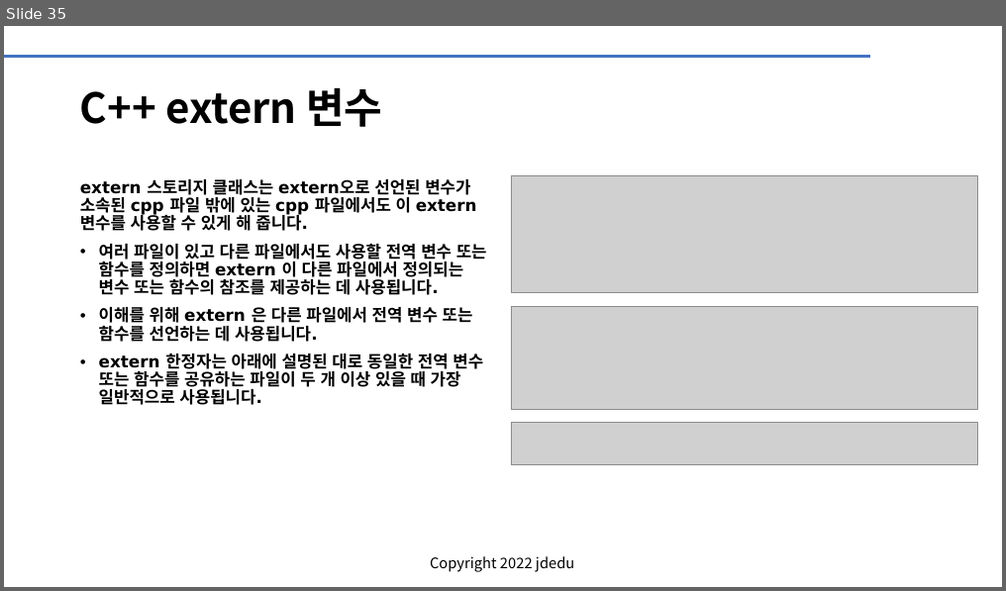
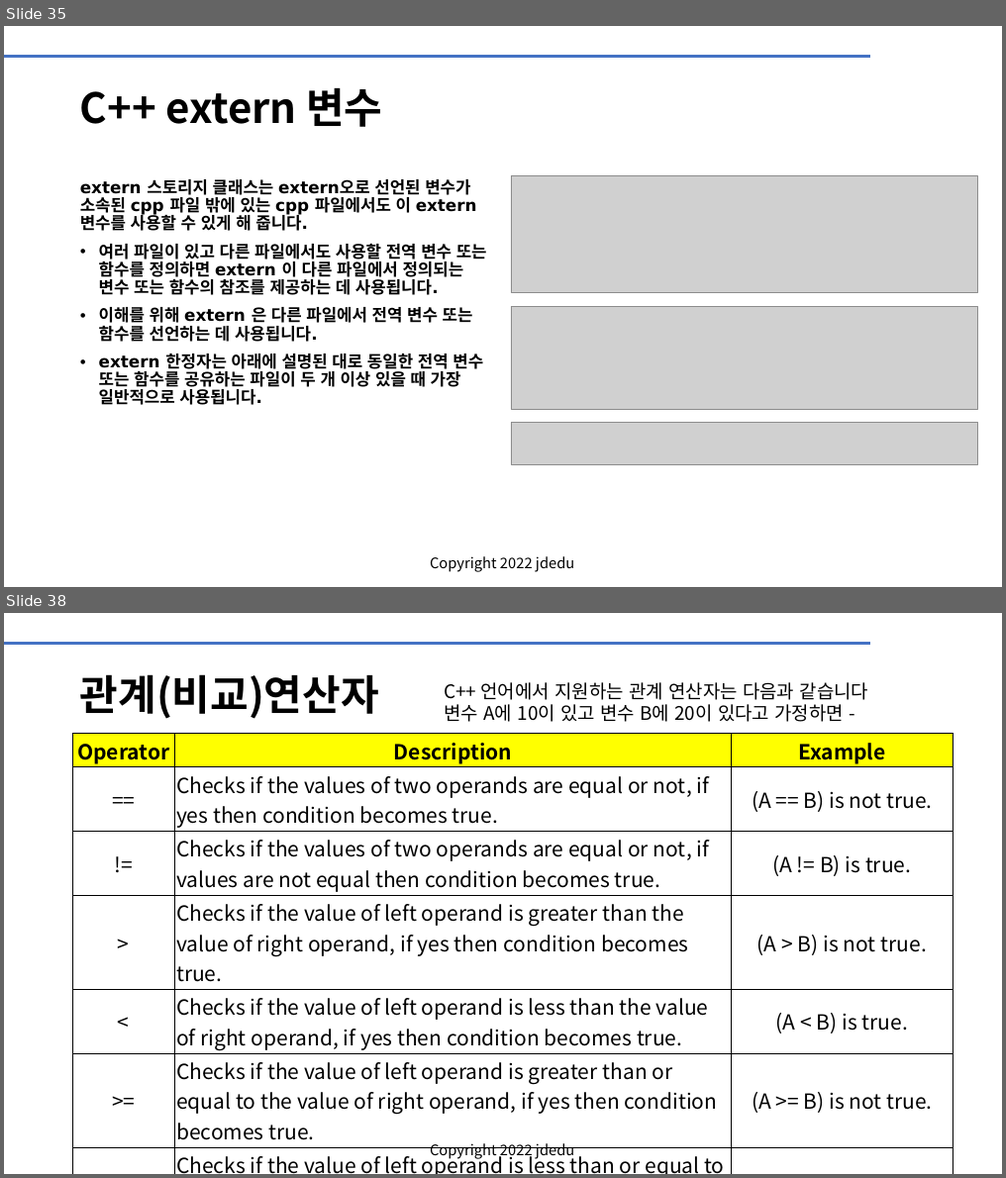
Before and after one commit to JD-edu/KG-KAIROS_robot, a slide deck: doc/KG-KAIROS 리눅스_bash_CC++.pptx. Shown one above the other, each under a label of ours: slide 35 before the commit, slides 35 and 38 after it; the slides between them are not shown. The pictures are 1006x591 and 1006x1178 pixels, drawn with LibreOffice and Linux fonts; fonts in the diff are those of the drawing; grey boxes stand for pictures; background and template pictures are left out. Boxes give left, top, right and bottom in pixels: in the first picture for what was removed or moved away, otherwise in the second. Text is boxed around its words. In the diff, an @@ line names an element or a change of style, - is before the commit and + after.

```diff
--- a/doc/KG-KAIROS 리눅스_bash_CC++.pptx
+++ b/doc/KG-KAIROS 리눅스_bash_CC++.pptx
@@ slide 38 added at (4,613,1002,1174), background #FFFFFF; not listed: 2 template elements that a slide beside it also shows @@
@@ title added at (80,674,379,719), 40 pt, text #000000, bold @@
+관계(비교)연산자
@@ text added at (444,682,869,722), 18 pt, text #000000 @@
+C++ 언어에서 지원하는 관계 연산자는 다음과 같습니다
+변수 A에 10이 있고 변수 B에 20이 있다고 가정하면 -
@@ table added at (73,734,952,1174), 7 rows, 3 columns @@
+Operator | Description | Example
+== | Checks if the values of two operands are equal or not, if yes then condition becomes true. | (A == B) is not true.
+!= | Checks if the values of two operands are equal or not, if values are not equal then condition becomes true. | (A != B) is true.
+> | Checks if the value of left operand is greater than the value of right operand, if yes then condition becomes true. | (A > B) is not true.
+< | Checks if the value of left operand is less than the value of right operand, if yes then condition becomes true. | (A < B) is true.
+>= | Checks if the value of left operand is greater than or equal to the value of right operand, if yes then condition becomes true. | (A >= B) is not true.
+<= | Checks if the value of left operand is less than or equal to the value of right operand, if yes then condition becomes true. | (A <= B) is true.
```
Also in this commit, not shown: 18 other slides added.
